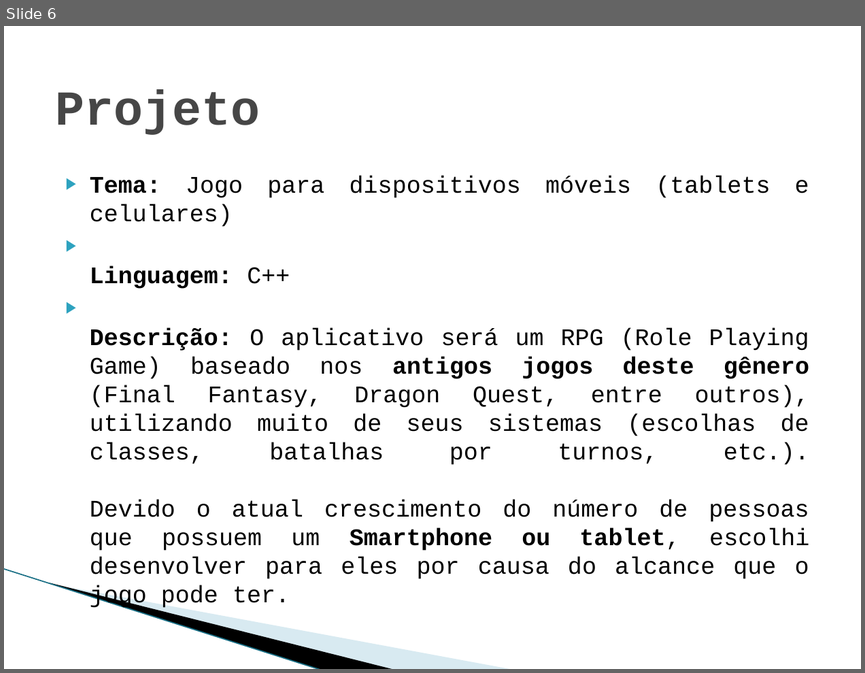
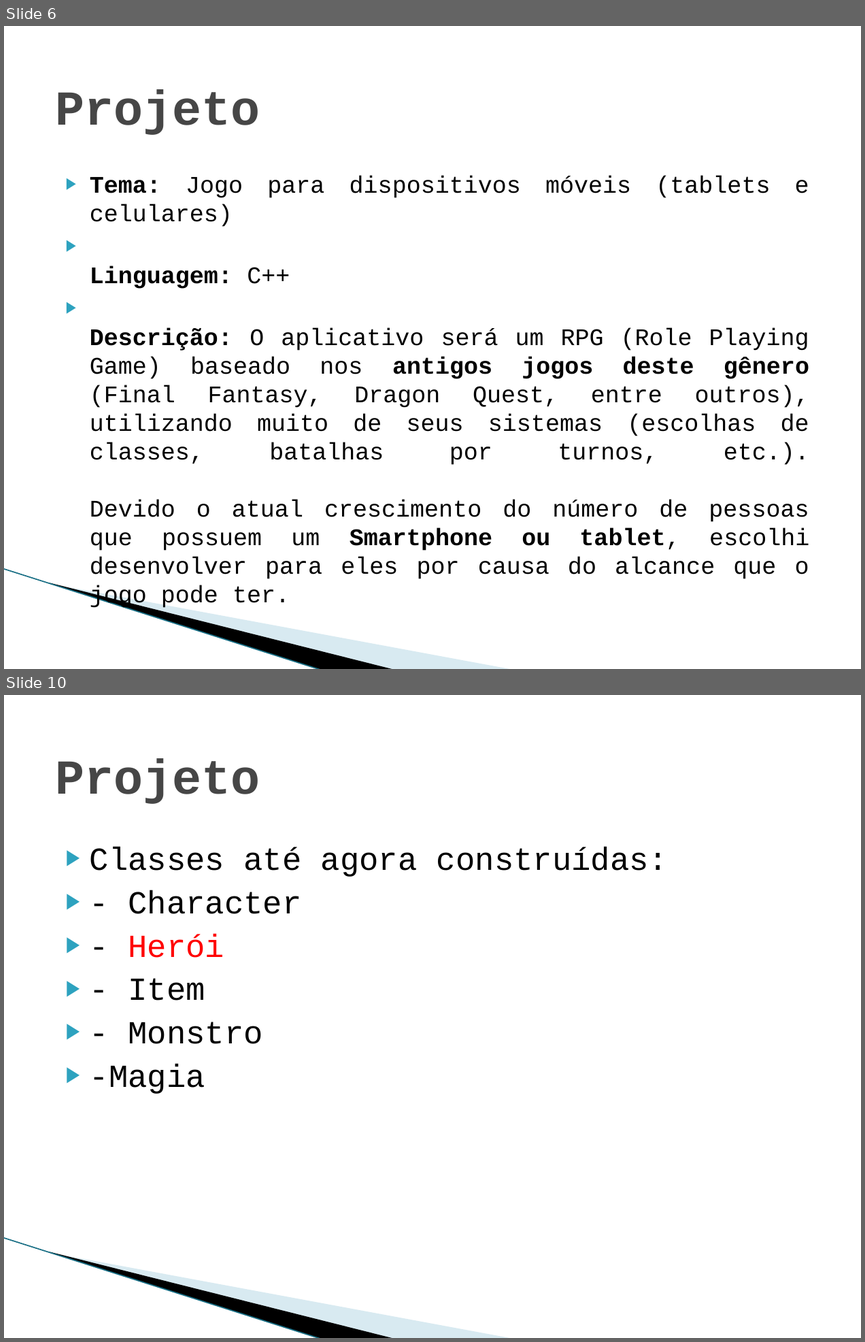
Before and after one commit to Sairaf/RPG, a slide deck: Trabalho final Prog2.pptx. Shown one above the other, each under a label of ours: slide 6 before the commit, slides 6 and 10 after it; the slides between them are not shown. The pictures are 865x673 and 865x1342 pixels, drawn with LibreOffice and Linux fonts; fonts in the diff are those of the drawing; background and template pictures are left out. Boxes give left, top, right and bottom in pixels: in the first picture for what was removed or moved away, otherwise in the second. Text is boxed around its words. In the diff, an @@ line names an element or a change of style, - is before the commit and + after.

```diff
--- a/Trabalho final Prog2.pptx
+++ b/Trabalho final Prog2.pptx
@@ slide 10 added at <box>4,695,861,1338</box>, background picture (left out); not listed: 3 template elements that a slide beside it also shows @@
@@ title added at <box>55,759,260,804</box>, 41 pt, text #464646, bold @@
+Projeto
@@ text added at <box>90,847,668,1093</box>, 27 pt, text #000000 @@
+▶ Classes até agora construídas:
+▶ - Character
+▶ - Herói
+▶ - Item
+▶ - Monstro
+▶ -Magia
```
Also in this commit, not shown: 2 slides changed, 2 other slides added, 5 other files.
